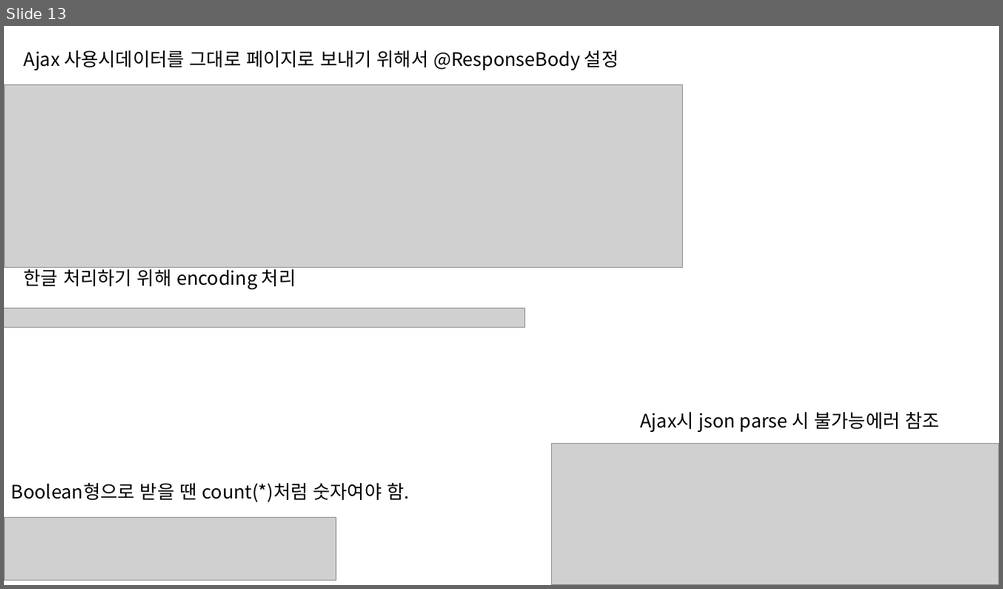
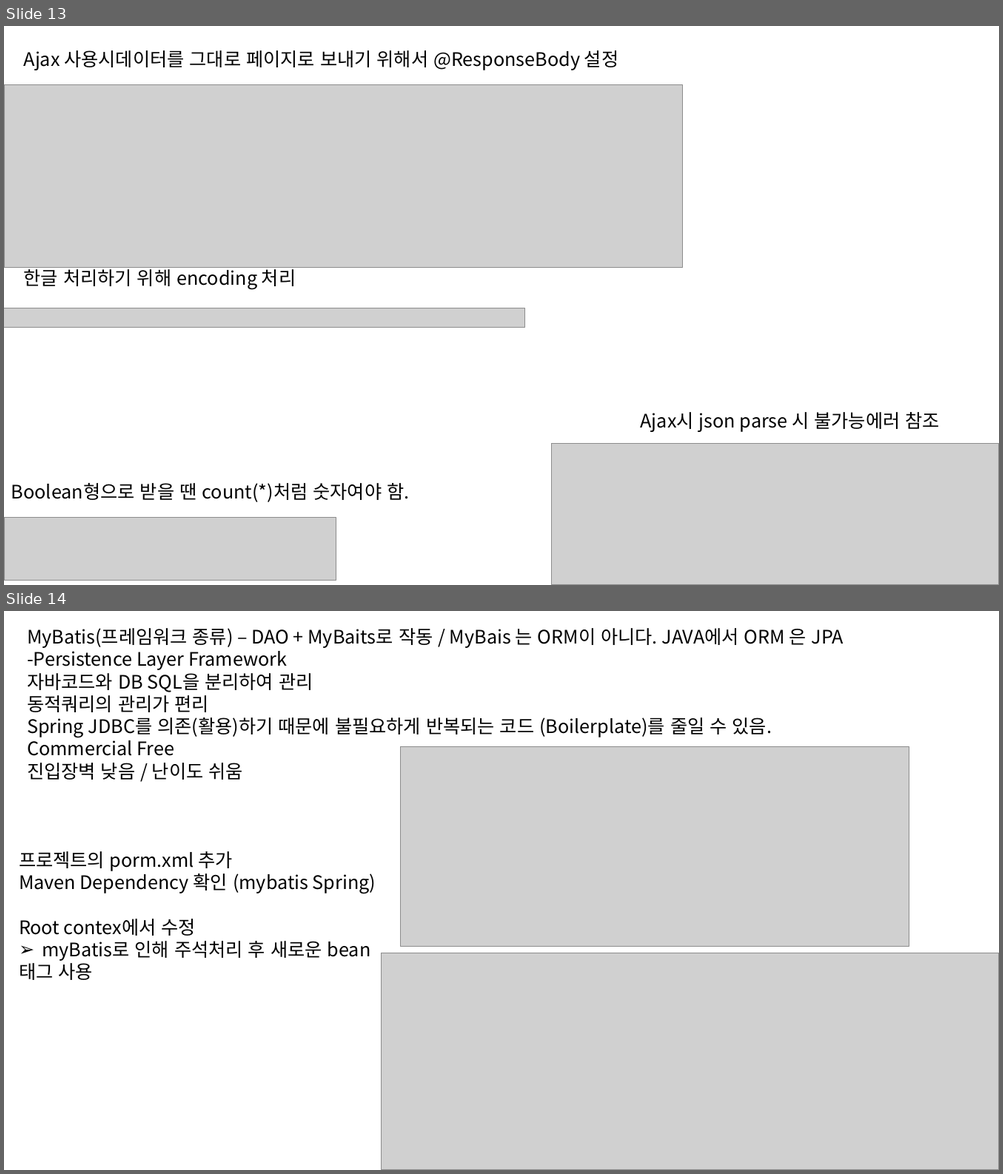
Before and after one commit to HSungJun/AfterSemi, a slide deck: STSWorkspace/Spring.pptx. Shown one above the other, each under a label of ours: slide 13 before the commit, slides 13 and 14 after it. The pictures are 1003x589 and 1003x1174 pixels, drawn with LibreOffice and Linux fonts; fonts in the diff are those of the drawing; grey boxes stand for pictures. Boxes give left, top, right and bottom in pixels: in the first picture for what was removed or moved away, otherwise in the second. Text is boxed around its words. In the diff, an @@ line names an element or a change of style, - is before the commit and + after.

Commit message:
Spring,myBatis

```diff
--- a/STSWorkspace/Spring.pptx
+++ b/STSWorkspace/Spring.pptx
@@ slide 14 added at (4,611,999,1170), background #FFFFFF @@
@@ text added at (27,628,843,780), 18 pt, text #000000 @@
+MyBatis(프레임워크 종류) – DAO + MyBaits로 작동 / MyBais 는 ORM이 아니다. JAVA에서 ORM 은 JPA
+-Persistence Layer Framework
+자바코드와 DB SQL을 분리하여 관리
+동적쿼리의 관리가 편리
+Spring JDBC를 의존(활용)하기 때문에 불필요하게 반복되는 코드 (Boilerplate)를 줄일 수 있음.
+Commercial Free
+진입장벽 낮음 / 난이도 쉬움
@@ picture added at (400,747,909,947) @@
@@ text added at (19,851,375,980), 18 pt, text #000000 @@
+프로젝트의 porm.xml 추가
+Maven Dependency 확인 (mybatis Spring)
+Root contex에서 수정
+➢ myBatis로 인해 주석처리 후 새로운 bean
+태그 사용
@@ picture added at (381,954,999,1170) @@
```
Also in this commit, not shown: 1 slide changed, 3 other slides added, 35 other files.
